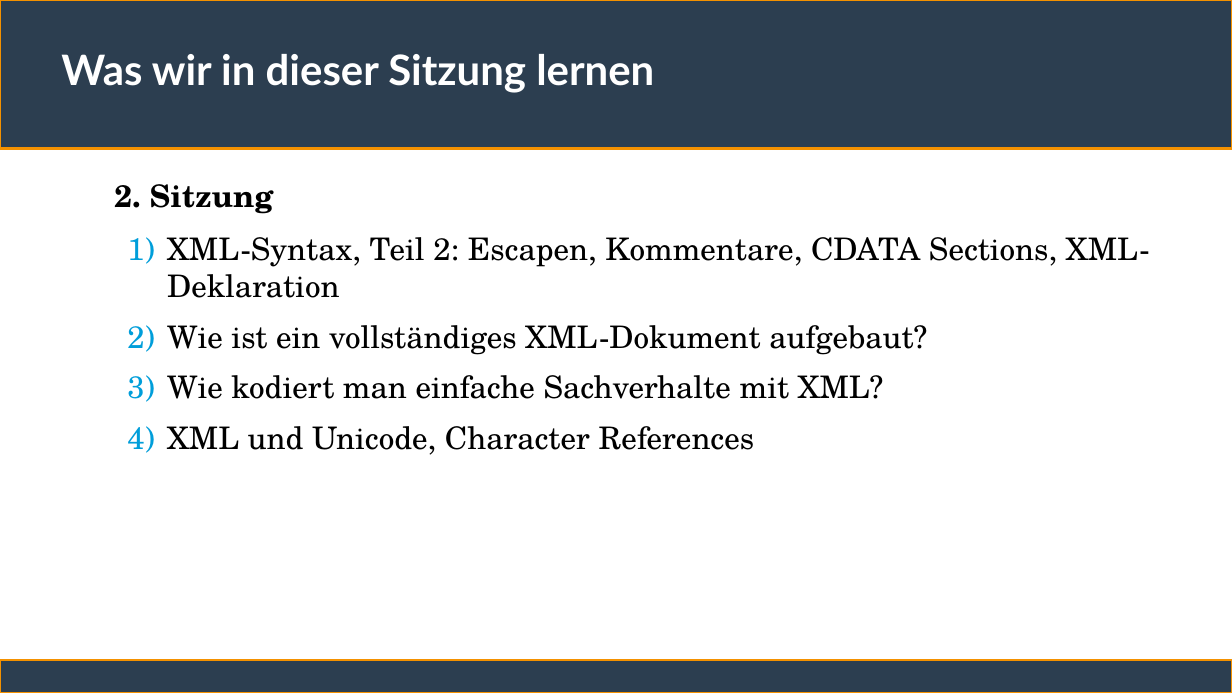
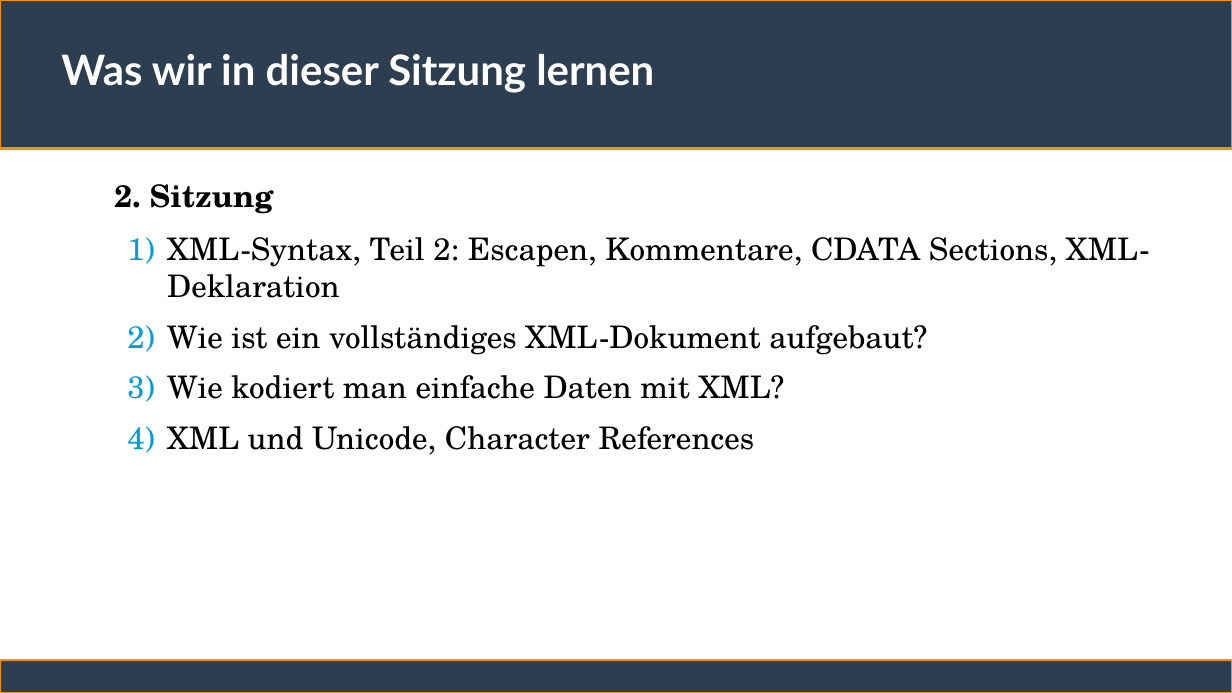
Before and after one commit to ChristianSonderUniSG/xml-kurs, a slide deck: slide 3 of sitzung_2/sitzung_2.odp. Drawn at 1232x693 pixels with LibreOffice and Linux fonts; fonts in the diff are those of the drawing. Boxes give left, top, right and bottom in pixels: in the first picture for what was removed or moved away, otherwise in the second. Text is boxed around its words. In the diff, an @@ line names an element or a change of style, - is before the commit and + after.

```diff
--- a/sitzung_2/sitzung_2.odp
+++ b/sitzung_2/sitzung_2.odp
@@ text at [167,375,785,399]: text changed @@
-  3) Wie kodiert man einfache Sachverhalte mit XML?
+  3) Wie kodiert man einfache Daten mit XML?
```
Also in this commit, not shown: 8 other slides changed, 10 slides added, 2 other files.
